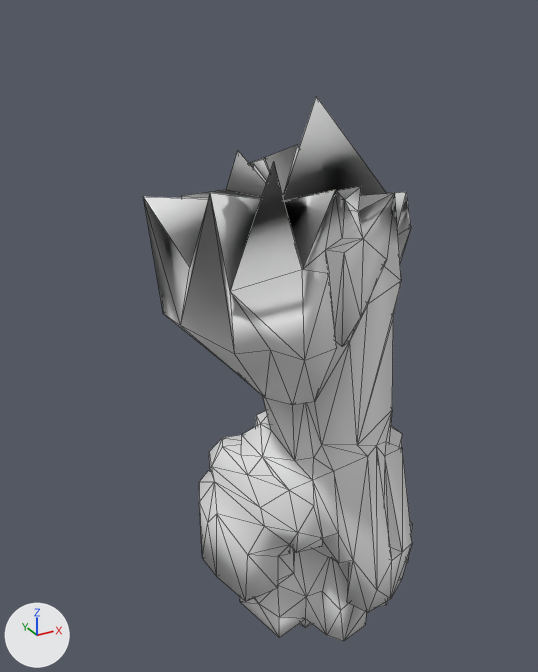
The OBJ model src/main/resources/assets/kn8/meshes/kaiju_no9_black/forearm_right.obj as it was, and as the next commit left it.
Both versions are drawn from a camera (50 mm lens) standing at (0.146, -0.502, 1.235) and looking at (0.433, 0.021, 0.974). The axes (+X, +Y, +Z) are drawn at lower left. The lights are the same throughout. The first picture is the older version. Mesh edges are drawn as thin lines. Where no turn or scale is listed for an object, it has been applied to the vertices. Vertices at exactly the same position are counted once.

Names of what the first picture shows: 'forearm_right'.
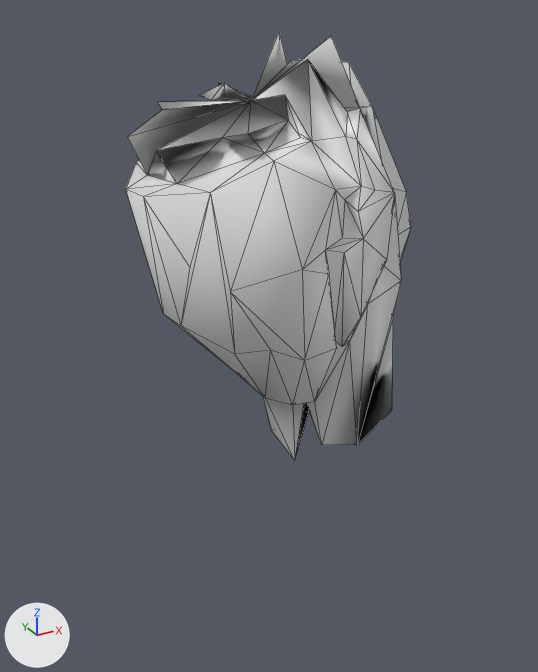
Diff of the bpy script that builds the scene:
```diff
--- a/src/main/resources/assets/kn8/meshes/kaiju_no9_black/forearm_right.obj.py
+++ b/src/main/resources/assets/kn8/meshes/kaiju_no9_black/forearm_right.obj.py
@@ me_forearm_right @@
 # used by ob_forearm_right; location = (0.0, 0.0, 0.0)
-me_forearm_right.from_pydata(...)  # 321 vertices, 646 faces; spans x 0.309..0.565, y -0.108..0.109, z 0.655..1.171
+me_forearm_right.from_pydata(...)  # 135 vertices, 266 faces; spans x 0.309..0.54, y -0.108..0.08, z 0.871..1.22
+# me_forearm_right part 1: 231 vertices removed from x 0.374..0.565, y -0.091..0.109, z 0.655..0.898; 1 vertex added at x 0.465, y 0.002, z 0.9
+# me_forearm_right part 2: 1 vertex removed from x 0.428, y -0.009, z 1.099; 45 vertices added at x 0.31..0.481, y -0.091..0.076, z 1.107..1.22
```

What differs and where, as boxes (x1, y1, x2, y2) in the pictures (538 x 672 px):
'forearm_right', reshaped (21% shorter): before (143, 96, 412, 641); after (126, 32, 411, 460)
part 1 of me_forearm_right, cut back: before (199, 403, 412, 641); after (295, 403, 320, 458)
part 2 of me_forearm_right, built on: before (144, 96, 406, 291); after (126, 32, 406, 311)
